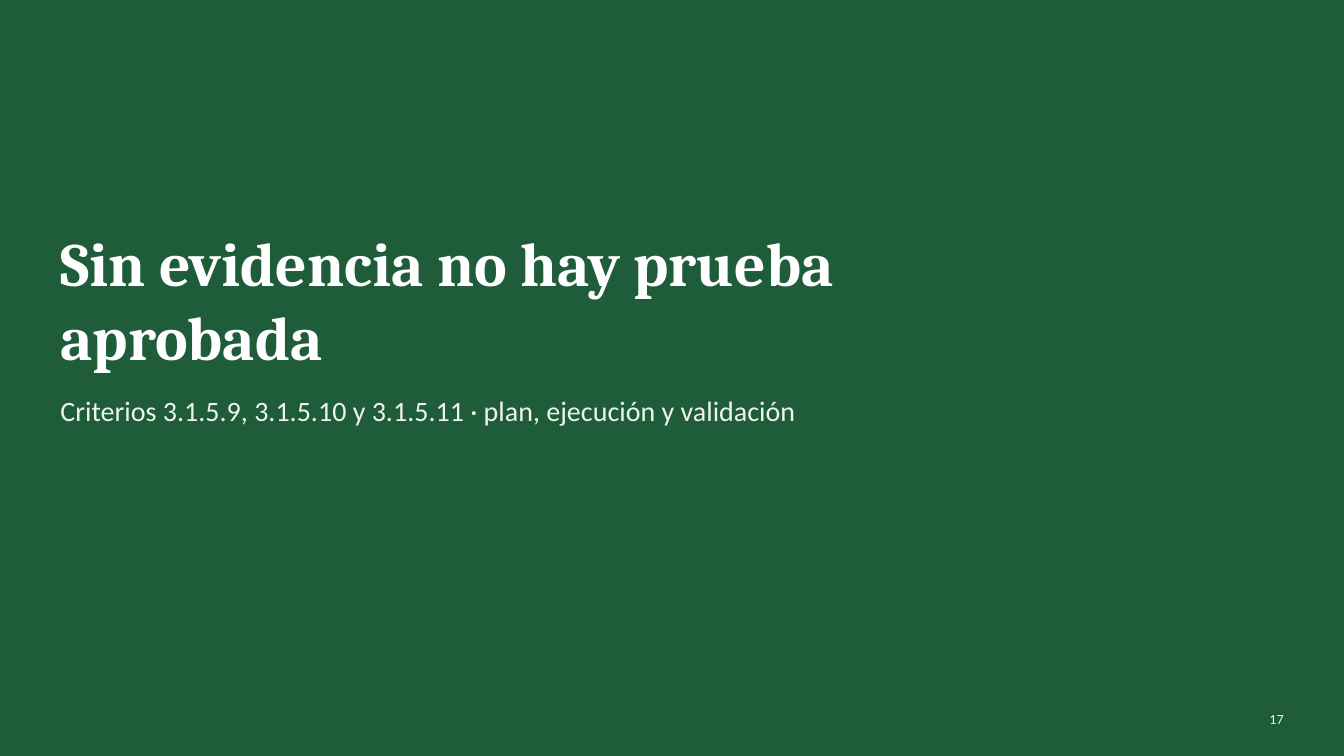
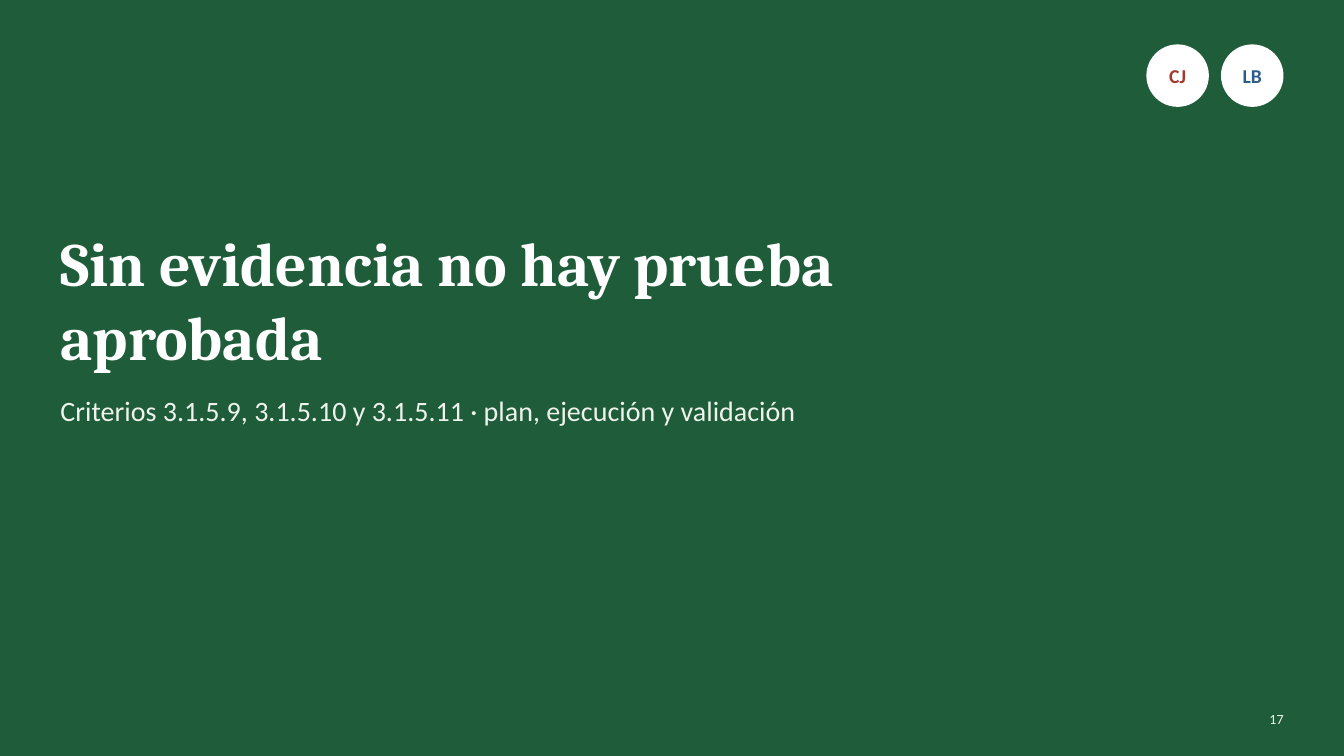
Before and after one commit to catitaconflow/moncopullis, a slide deck: slide 17 of docs/presentacion/Moncopulli_Defensa.pptx. Drawn at 1344x756 pixels with LibreOffice and Linux fonts; fonts in the diff are those of the drawing. Boxes give left, top, right and bottom in pixels: in the first picture for what was removed or moved away, otherwise in the second. Text is boxed around its words. In the diff, an @@ line names an element or a change of style, - is before the commit and + after.

```diff
--- a/docs/presentacion/Moncopulli_Defensa.pptx
+++ b/docs/presentacion/Moncopulli_Defensa.pptx
@@ ellipse added at bbox=[1146, 44, 1209, 107], fill #FFFFFF @@
@@ ellipse added at bbox=[1221, 44, 1284, 107], fill #FFFFFF @@
@@ text added at bbox=[1169, 70, 1186, 83], 14 pt, text #A33A2C, bold @@
+CJ
@@ text added at bbox=[1243, 70, 1262, 83], 14 pt, text #2C5D8A, bold @@
+LB
```
Also in this commit, not shown: 23 other slides changed, 2 other files.
